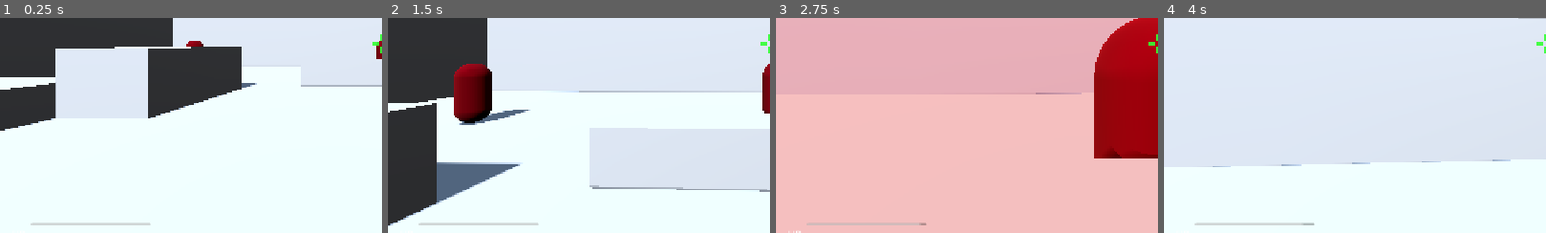
Above: before the commit, frames 1-4 (left to right).
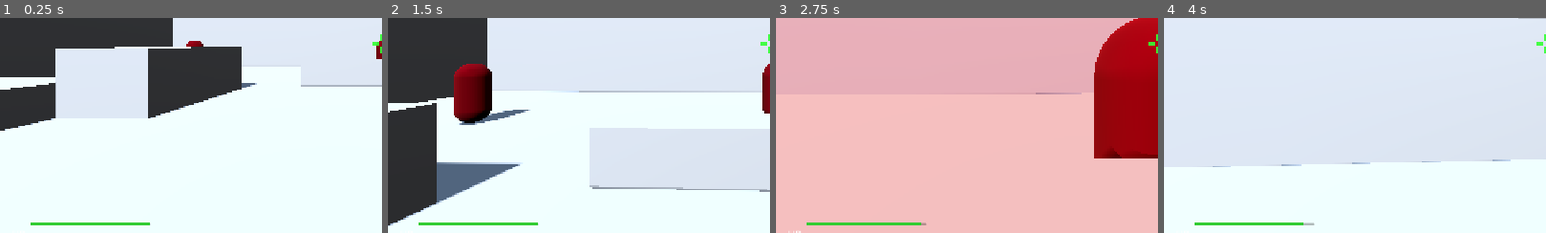
Above: after the commit, the same moments.

Repository: yarlson/hollows
Game: Godot game, scene res://scenes/levels/arena.tscn
The game is run twice, just before and just after one commit, with the same random seed, the same clock (stepped at 60 frames per second) and the same inputs.
Inputs (mouse positions are % of the whole screen's width and height, from its top left):
- Up to frame 1 (0.25 s): no input
- Up to frame 2 (1.5 s): tap Enter at 0.5 s; move the mouse to (55, 50) at 0.52 s; press the mouse at (55, 50) at 0.53 s; hold W (move_forward) from 0.53 s (still down); tap Space (jump) at 0.77 s; move the mouse to (45, 50) at 1.27 s; release the mouse at (45, 50) at 1.28 s; click (45, 50) at 1.35 s
- Up to frame 3 (2.75 s): keep holding W (move_forward); tap Space (jump) at 1.52 s; move the mouse to (52, 48) at 2.02 s; press the mouse at (52, 48) at 2.03 s
- Up to frame 4 (4 s): keep holding W (move_forward); move the mouse to (49, 52) at 2.77 s; release the mouse at (49, 52) at 2.78 s; click (49, 52) at 2.85 s; tap Space (jump) at 3.02, 3.77 s; move the mouse to (57, 51) at 3.52 s; press the mouse at (57, 51) at 3.53 s
The pictures show only the part of the screen within x 0-50%, y 44-94%; the shares and areas given below are measured in that part.

The runs differ from the first frame. In frame 1, 0.4% of the frame differs, in the area x 8-40%, y 95-97%; in frame 2, 0.4%; in frame 3, 0.4%; in frame 4, 0.4%.

Commit message:
Add health pickup system with duck-typed healing interface and between-wave spawning to give players recovery opportunities during wave progression, using the same pattern as damage detection for consistency and spawning 1-2 persistent green emissive spheres at random spawn points that clamp health to max and update the HUD's color-coded health bar

Diff:
--- a/scenes/levels/arena.gd
+++ b/scenes/levels/arena.gd
@@ -10,6 +10,7 @@
 	{&"standard": 2, &"runner": 2, &"brute": 2},
 	{&"standard": 2, &"runner": 3, &"brute": 3},
 ]
+const HEALTH_PICKUP: PackedScene = preload("res://scenes/pickups/health_pickup.tscn")
 const WAVE_DELAY: float = 2.0
 
 var _current_wave: int = 0
@@ -75,6 +76,17 @@
 		enemy.connect(&"died", _on_enemy_died)
 
 
+func _spawn_pickups() -> void:
+	var positions := _spawn_positions.duplicate()
+	positions.shuffle()
+	var count: int = 1 if _current_wave <= 2 else 2
+	for i in count:
+		var pickup := HEALTH_PICKUP.instantiate()
+		add_child(pickup)
+		pickup.global_position = positions[i] + Vector3(0.0, 0.5, 0.0)
+		pickup.add_to_group(&"pickups")
+
+
 func _on_enemy_died() -> void:
 	_enemies_alive -= 1
 	_kills += 1
@@ -88,6 +100,7 @@
 			Input.mouse_mode = Input.MOUSE_MODE_VISIBLE
 			_hud.show_victory(_kills, _elapsed_time)
 		else:
+			_spawn_pickups()
 			_wave_timer.start(WAVE_DELAY)
 
 
--- /dev/null
+++ b/scenes/pickups/health_pickup.gd
@@ -0,0 +1,22 @@
+extends Area3D
+
+signal picked_up
+
+@export var heal_amount: int = 25
+
+var _rotation_speed: float = 2.0
+
+
+func _process(delta: float) -> void:
+	rotation.y += _rotation_speed * delta
+
+
+func _ready() -> void:
+	body_entered.connect(_on_body_entered)
+
+
+func _on_body_entered(body: Node3D) -> void:
+	if body.has_method(&"heal"):
+		body.heal(heal_amount)
+		picked_up.emit()
+		queue_free()
--- /dev/null
+++ b/scenes/pickups/health_pickup.tscn
@@ -0,0 +1,27 @@
+[gd_scene load_steps=4 format=3]
+
+[ext_resource type="Script" path="res://scenes/pickups/health_pickup.gd" id="1_script"]
+
+[sub_resource type="SphereShape3D" id="SphereShape3D_1"]
+radius = 0.8
+
+[sub_resource type="StandardMaterial3D" id="StandardMaterial3D_1"]
+albedo_color = Color(0.2, 1.0, 0.3, 1)
+emission_enabled = true
+emission = Color(0.2, 1.0, 0.3, 1)
+emission_energy_multiplier = 0.5
+
+[node name="HealthPickup" type="Area3D"]
+collision_layer = 0
+collision_mask = 2
+script = ExtResource("1_script")
+
+[node name="CollisionShape3D" type="CollisionShape3D" parent="."]
+shape = SubResource("SphereShape3D_1")
+
+[node name="CSGSphere3D" type="CSGSphere3D" parent="."]
+transform = Transform3D(1, 0, 0, 0, 1, 0, 0, 0, 1, 0, 0.5, 0)
+radius = 0.3
+radial_segments = 12
+rings = 6
+material = SubResource("StandardMaterial3D_1")
--- a/scenes/player/player.gd
+++ b/scenes/player/player.gd
@@ -96,6 +96,11 @@
 		_die()
 
 
+func heal(amount: int) -> void:
+	_health = mini(_health + amount, _max_health)
+	health_changed.emit(_health, _max_health)
+
+
 func _shoot() -> void:
 	if not _can_shoot:
 		return
--- a/scenes/ui/hud.gd
+++ b/scenes/ui/hud.gd
@@ -3,8 +3,14 @@
 signal restart_requested
 
 const CROSSHAIR_COLOR := Color(0.2, 1.0, 0.2, 0.9)
+const HEALTH_COLOR_HIGH := Color(0.2, 0.8, 0.2)
+const HEALTH_COLOR_MID := Color(0.9, 0.8, 0.1)
+const HEALTH_COLOR_LOW := Color(0.9, 0.1, 0.1)
+const HEALTH_THRESHOLD_MID: float = 0.5
+const HEALTH_THRESHOLD_LOW: float = 0.25
 
 var _damage_indicator_count: int = 0
+var _health_fill_style: StyleBoxFlat = null
 
 @onready var _health_bar: ProgressBar = $HealthContainer/HBox/HealthBar
 @onready var _crosshair_top: ColorRect = $Crosshair/Top
@@ -31,11 +37,22 @@
 	_victory_restart.pressed.connect(_on_restart_pressed)
 	_game_over_panel.visible = false
 	_victory_panel.visible = false
+	_health_fill_style = StyleBoxFlat.new()
+	_health_fill_style.bg_color = HEALTH_COLOR_HIGH
+	_health_bar.add_theme_stylebox_override(&"fill", _health_fill_style)
 
 
 func update_health(new_health: int, max_health: int) -> void:
 	_health_bar.max_value = max_health
 	_health_bar.value = new_health
+	if _health_fill_style:
+		var ratio := float(new_health) / float(max_health) if max_health > 0 else 0.0
+		if ratio <= HEALTH_THRESHOLD_LOW:
+			_health_fill_style.bg_color = HEALTH_COLOR_LOW
+		elif ratio <= HEALTH_THRESHOLD_MID:
+			_health_fill_style.bg_color = HEALTH_COLOR_MID
+		else:
+			_health_fill_style.bg_color = HEALTH_COLOR_HIGH
 
 
 func update_wave_info(wave: int, total_waves: int) -> void:
Not shown, changed: docs/context/practices.md
Not shown, changed: docs/context/summary.md
Not shown, changed: docs/context/terminology.md
